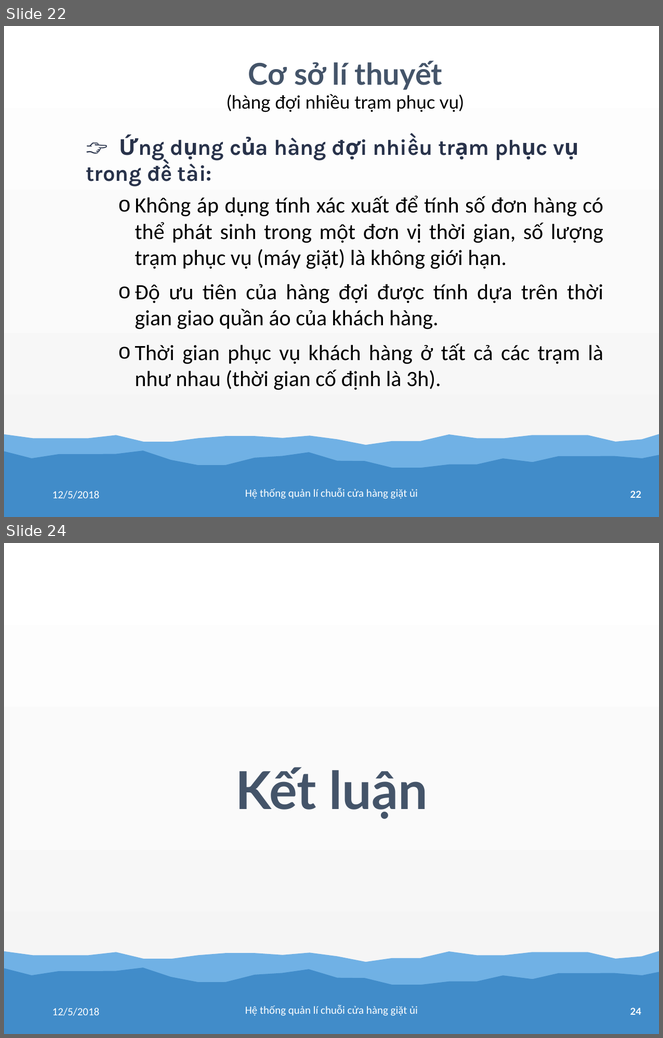
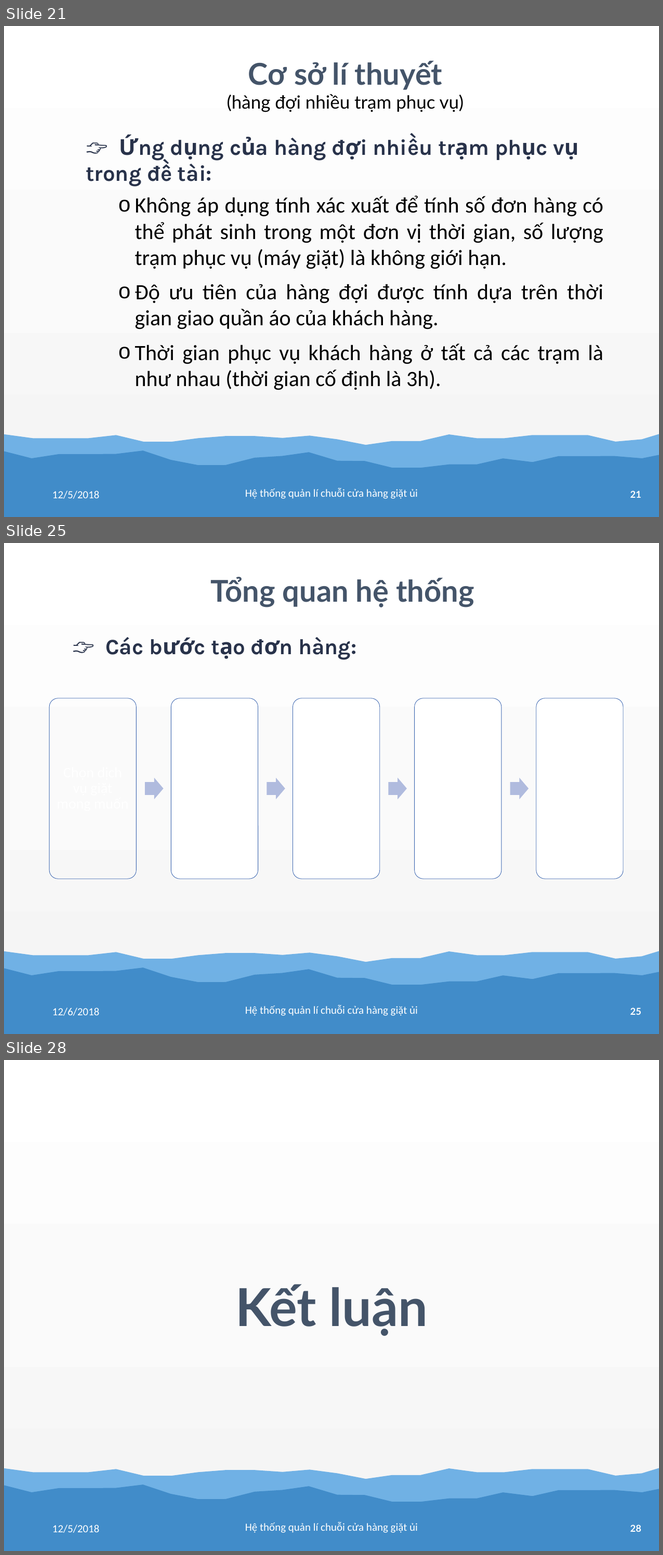
Before and after one commit to tranhoanghuan/Lu-n-v-n, a slide deck: baoCao/bao_cao.pptx. Shown one above the other, each under a label of ours: slides 22 and 24 before the commit, slides 21, 25 and 28 after it; the slides between them are not shown. The pictures are 663x1038 and 663x1555 pixels, drawn with LibreOffice and Linux fonts; fonts in the diff are those of the drawing. Boxes give left, top, right and bottom in pixels: in the first picture for what was removed or moved away, otherwise in the second. Text is boxed around its words. In the diff, an @@ line names an element or a change of style, - is before the commit and + after.

```diff
--- a/baoCao/bao_cao.pptx
+++ b/baoCao/bao_cao.pptx
@@ slide 25 added at (4,543,659,1034), background gradient #FFFFFF to #FBFBFB to #F2F2F2; not listed: 3 template elements that a slide beside it also shows @@
@@ text added at (210,577,474,607), 66 pt, text #445469, bold @@
+Tổng quan hệ thống
@@ text added at (105,637,357,660), 48 pt, text #28324A, bold @@
+👉 Các bước tạo đơn hàng:
@@ group added at (49,698,623,879): 5 rounded rectangles, 4 right arrows @@
@@ text added at (52,1008,100,1016), 24 pt, text #FFFFFF @@
+12/6/2018
@@ text added at (245,1005,418,1016), 24 pt, text #FFFFFF @@
+Hệ thống quản lí chuỗi cửa hàng giặt ủi
@@ what was slide 22 is now slide 21 @@
@@ page number at (631,491,642,498): text changed @@
-22
+21
@@ what was slide 24 is now slide 28 @@
@@ page number at (631,1525,642,1532): text changed @@
-24
+28
```
Also in this commit, not shown: 2 slides changed, 3 other slides added.
